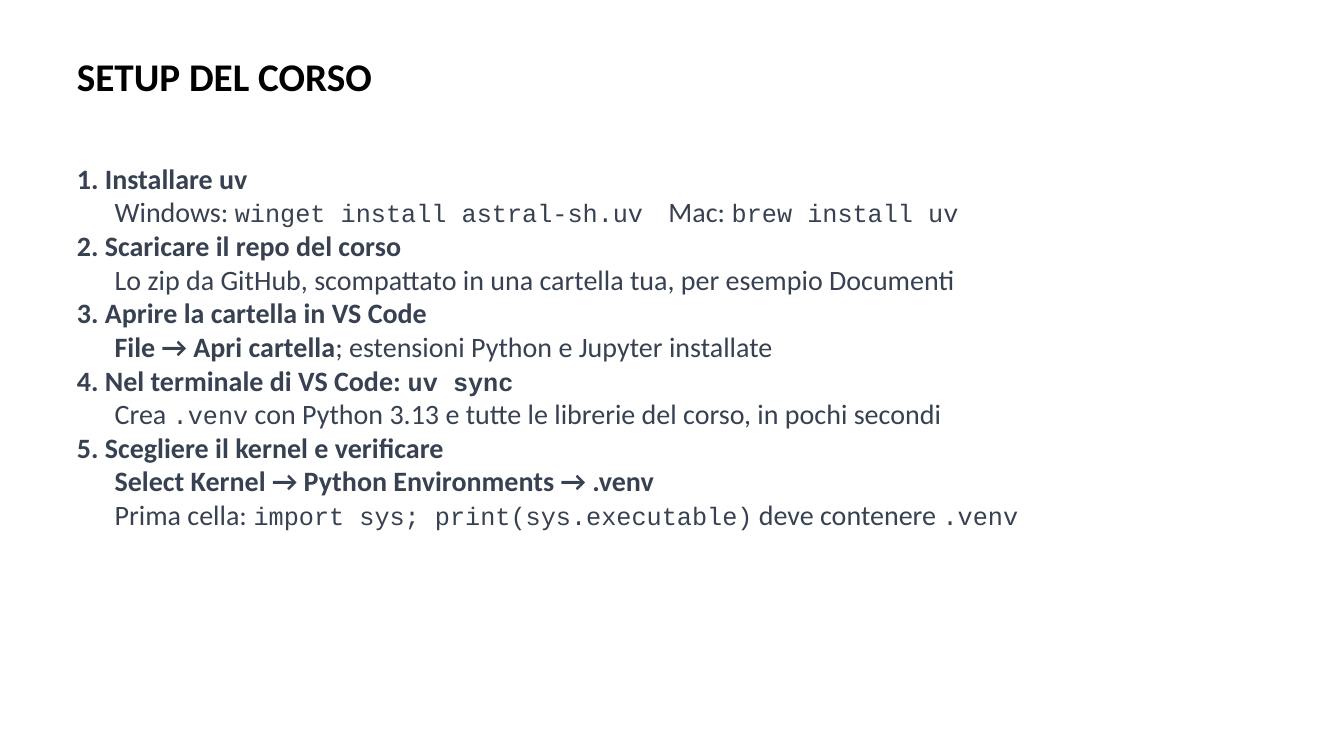
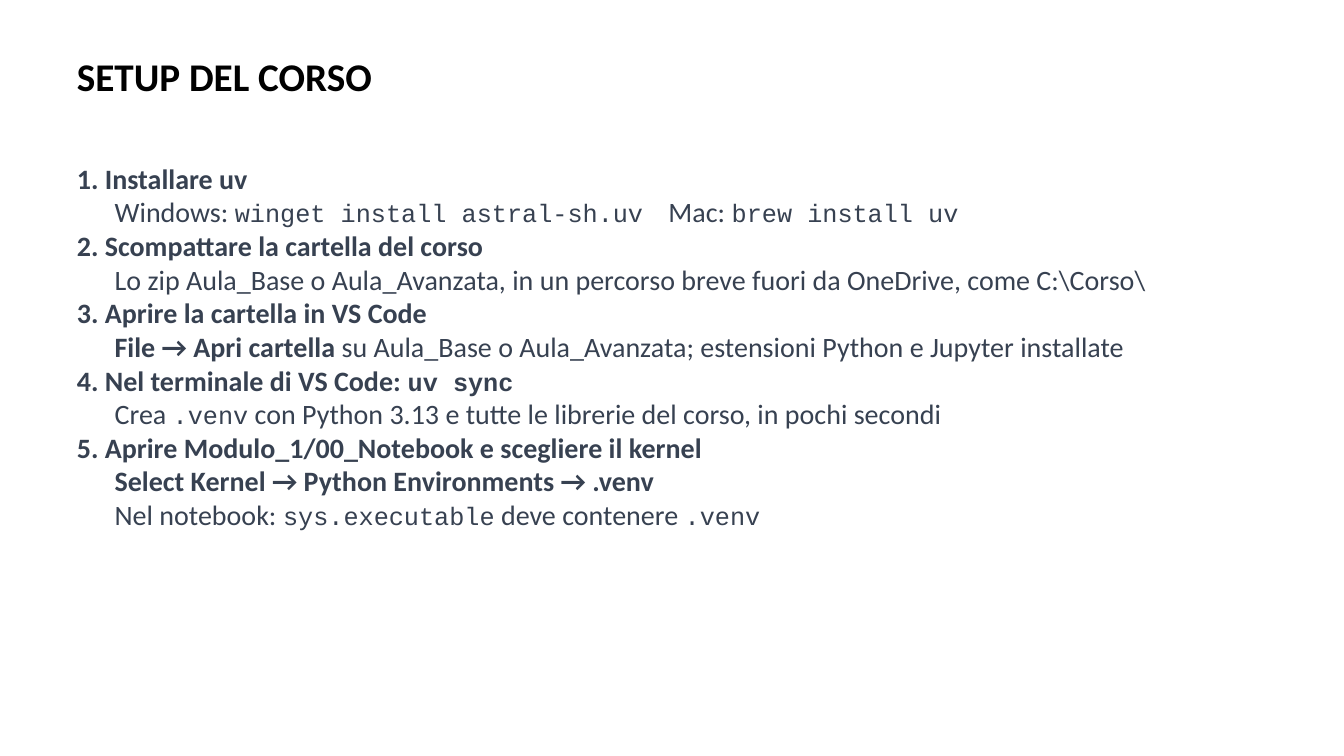
Before and after one commit to AndreaCorvaglia0/python-base-utilities, a slide deck: slide 11 of Slides/Presentazione_python_base.pptx. Drawn at 1344x756 pixels with LibreOffice and Linux fonts; fonts in the diff are those of the drawing; background and template pictures are left out. Boxes give left, top, right and bottom in pixels: in the first picture for what was removed or moved away, otherwise in the second. Text is boxed around its words. In the diff, an @@ line names an element or a change of style, - is before the commit and + after.

```diff
--- a/Slides/Presentazione_python_base.pptx
+++ b/Slides/Presentazione_python_base.pptx
@@ text at (77, 236, 1145, 295): text changed @@
-2. Scaricare il repo del corso
-Lo zip da GitHub, scompattato in una cartella tua, per esempio Documenti
+2. Scompattare la cartella del corso
+Lo zip Aula_Base o Aula_Avanzata, in un percorso breve fuori da OneDrive, come C:\Corso\
@@ text at (115, 337, 1123, 362): text changed @@
-File → Apri cartella; estensioni Python e Jupyter installate
+File → Apri cartella su Aula_Base o Aula_Avanzata; estensioni Python e Jupyter installate
@@ text at (77, 438, 702, 463): text changed @@
-5. Scegliere il kernel e verificare
+5. Aprire Modulo_1/00_Notebook e scegliere il kernel
@@ text at (115, 505, 761, 531): text changed; size 18 to 20 pt; font Courier New to Calibri @@
-Prima cella: import sys; print(sys.executable) deve contenere .venv
+Nel notebook: sys.executable deve contenere .venv
```
Also in this commit, not shown: 2 other slides changed, 30 other files.
